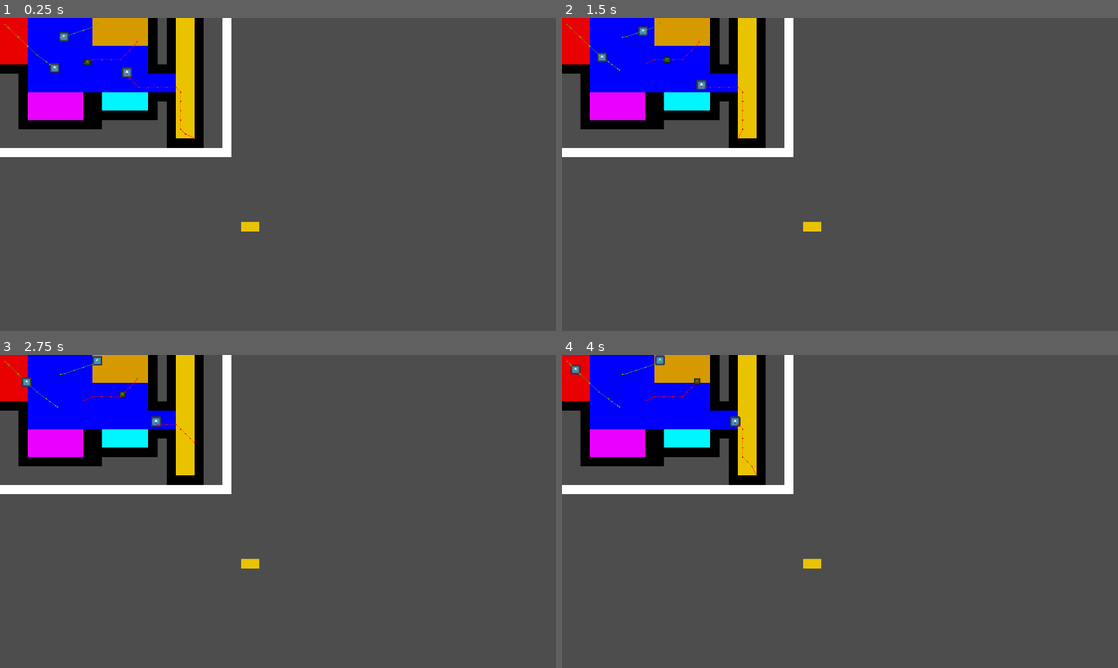
Above: before the commit, frames 1-4 (two rows, left to right).
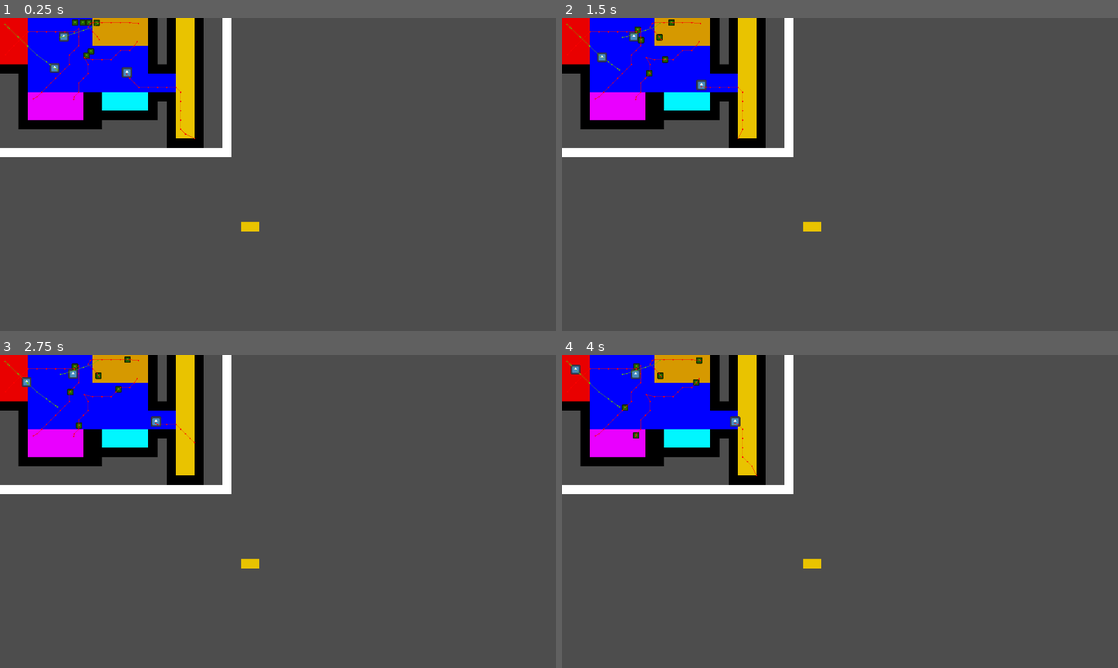
Above: after the commit, the same moments.

Repository: mntjams/game-jam-25-2
Game: Godot game, scene res://scenes/game.tscn
Same seed, same stepped clock (60 frames per second), same inputs: the game is played once before the commit and once after it. The engine's default icon, where the game draws it, is replaced by a stand-in: a white triangle on a blue panel in a dark square.
Inputs (mouse positions are in pixels of both pictures, inside the frame that each line leads up to):
- Up to frame 1 (0.25 s): no input
- Up to frame 2 (1.5 s): move the mouse to (962, 158) at 0.52 s; move the mouse to (728, 190) at 1.27 s
- Up to frame 3 (2.75 s): move the mouse to (333, 442) at 2.02 s
- Up to frame 4 (4 s): move the mouse to (812, 574) at 2.77 s; move the mouse to (1006, 558) at 3.52 s

The runs differ from the first frame. In frame 1, 0.3% of the frame differs, in the area x 5-25%, y 0-27%; in frame 2, 0.4%; in frame 3, 0.4%; in frame 4, 0.4%.

Commit message:
woman emmiting

Diff:
--- a/scenes/game.tscn
+++ b/scenes/game.tscn
@@ -1,9 +1,8 @@
-[gd_scene load_steps=20 format=4 uid="uid://cdtnc2ucqxpfl"]
+[gd_scene load_steps=18 format=4 uid="uid://cdtnc2ucqxpfl"]
 
 [ext_resource type="Texture2D" uid="uid://c36ticp3qxjfv" path="res://assets/tileset/tilesheet2.png" id="1_80nbo"]
 [ext_resource type="Script" uid="uid://mbypv7w6lcbn" path="res://scripts/game.gd" id="1_lbhrr"]
-[ext_resource type="Script" uid="uid://d1wsjjv1u2y0q" path="res://scripts/Navigation.gd" id="2_lnu2h"]
-[ext_resource type="Texture2D" uid="uid://b1sbwmgxviw67" path="res://assets/img/icon.svg" id="2_yqjtg"]
+[ext_resource type="PackedScene" uid="uid://cnqvyca6wo77l" path="res://scenes/player.tscn" id="3_gee14"]
 [ext_resource type="Script" uid="uid://dj3d00f3pw5e8" path="res://scripts/room_manager.gd" id="5_0tnpc"]
 [ext_resource type="Script" uid="uid://wlsyrkid1xtg" path="res://scripts/room.gd" id="6_gee14"]
 [ext_resource type="Script" uid="uid://ccjf5kr435dt3" path="res://scripts/slot.gd" id="7_0tnpc"]
@@ -178,9 +177,6 @@
 navigation_layer_0/layers = 1
 sources/1 = SubResource("TileSetAtlasSource_e2o6t")
 
-[sub_resource type="CircleShape2D" id="CircleShape2D_yqjtg"]
-radius = 20.0
-
 [node name="Game" type="Node2D"]
 script = ExtResource("1_lbhrr")
 
@@ -188,25 +184,8 @@
 tile_map_data = PackedByteArray("AAAaABYAAQACAAAAAAAbABYAAQACAAAAAAABAAMAAQADAAAAAAABAAQAAQADAAAAAAACAAMAAQADAAAAAAACAA …(5728 unchanged characters)…
 tile_set = SubResource("TileSet_feb5d")
 
-[node name="Player" type="CharacterBody2D" parent="."]
+[node name="Player" parent="." instance=ExtResource("3_gee14")]
 position = Vector2(436, 184)
-script = ExtResource("2_lnu2h")
-
-[node name="Sprite2D" type="Sprite2D" parent="Player"]
-position = Vector2(0, -6)
-scale = Vector2(0.28125, 0.28125)
-texture = ExtResource("2_yqjtg")
-
-[node name="CollisionShape2D" type="CollisionShape2D" parent="Player"]
-shape = SubResource("CircleShape2D_yqjtg")
-
-[node name="NavigationAgent2D" type="NavigationAgent2D" parent="Player"]
-path_desired_distance = 5.0
-target_desired_distance = 5.0
-path_postprocessing = 1
-debug_enabled = true
-debug_use_custom = true
-debug_path_custom_color = Color(1, 0, 0, 1)
 
 [node name="RoomManager" type="Node2D" parent="."]
 script = ExtResource("5_0tnpc")
@@ -273,3 +252,26 @@
 
 [node name="Woman" parent="NPCs" instance=ExtResource("9_0tnpc")]
 position = Vector2(291.29083, 156.83296)
+
+[node name="Woman2" parent="NPCs" instance=ExtResource("9_0tnpc")]
+position = Vector2(291.29083, 156.83296)
+
+[node name="Woman3" parent="NPCs" instance=ExtResource("9_0tnpc")]
+position = Vector2(291.29083, 156.83296)
+
+[node name="Woman4" parent="NPCs" instance=ExtResource("9_0tnpc")]
+position = Vector2(291.29083, 156.83296)
+
+[node name="Woman5" parent="NPCs" instance=ExtResource("9_0tnpc")]
+position = Vector2(291.29083, 156.83296)
+
+[node name="Woman6" parent="NPCs" instance=ExtResource("9_0tnpc")]
+position = Vector2(291.29083, 156.83296)
+
+[node name="Label" type="Label" parent="."]
+visible = false
+offset_left = 325.0
+offset_top = 420.0
+offset_right = 385.0
+offset_bottom = 443.0
+text = "PRESS E"
--- /dev/null
+++ b/scenes/player.tscn
@@ -0,0 +1,26 @@
+[gd_scene load_steps=4 format=3 uid="uid://cnqvyca6wo77l"]
+
+[ext_resource type="Script" uid="uid://d1wsjjv1u2y0q" path="res://scripts/player.gd" id="1_g2els"]
+[ext_resource type="Texture2D" uid="uid://b1sbwmgxviw67" path="res://assets/img/icon.svg" id="2_qhqgy"]
+
+[sub_resource type="CircleShape2D" id="CircleShape2D_yqjtg"]
+radius = 20.0
+
+[node name="Player" type="CharacterBody2D"]
+script = ExtResource("1_g2els")
+
+[node name="Sprite2D" type="Sprite2D" parent="."]
+position = Vector2(0, -6)
+scale = Vector2(0.28125, 0.28125)
+texture = ExtResource("2_qhqgy")
+
+[node name="CollisionShape2D" type="CollisionShape2D" parent="."]
+shape = SubResource("CircleShape2D_yqjtg")
+
+[node name="NavigationAgent2D" type="NavigationAgent2D" parent="."]
+path_desired_distance = 5.0
+target_desired_distance = 5.0
+path_postprocessing = 1
+debug_enabled = true
+debug_use_custom = true
+debug_path_custom_color = Color(1, 0, 0, 1)
--- a/scenes/woman.tscn
+++ b/scenes/woman.tscn
@@ -1,10 +1,13 @@
-[gd_scene load_steps=4 format=3 uid="uid://qoe1t1c24c7u"]
+[gd_scene load_steps=5 format=3 uid="uid://qoe1t1c24c7u"]
 
 [ext_resource type="Script" uid="uid://caxcmxtqm03ho" path="res://scripts/woman.gd" id="1_lbwyf"]
 [ext_resource type="Texture2D" uid="uid://b1sbwmgxviw67" path="res://assets/img/icon.svg" id="2_kset0"]
 
 [sub_resource type="CircleShape2D" id="CircleShape2D_lbwyf"]
 radius = 20.0
+
+[sub_resource type="CircleShape2D" id="CircleShape2D_kset0"]
+radius = 131.9
 
 [node name="Woman" type="CharacterBody2D" groups=["NPCs"]]
 scale = Vector2(0.5, 0.5)
@@ -25,3 +28,12 @@
 debug_enabled = true
 debug_use_custom = true
 debug_path_custom_color = Color(1, 0, 0, 1)
+
+[node name="Area2D" type="Area2D" parent="."]
+collision_layer = 2
+
+[node name="CollisionShape2D" type="CollisionShape2D" parent="Area2D"]
+shape = SubResource("CircleShape2D_kset0")
+
+[connection signal="body_entered" from="Area2D" to="." method="_on_area_2d_body_entered"]
+[connection signal="body_exited" from="Area2D" to="." method="_on_area_2d_body_exited"]
--- /dev/null
+++ b/scripts/label.gd
@@ -0,0 +1,11 @@
+extends Label
+
+
+# Called when the node enters the scene tree for the first time.
+func _ready() -> void:
+	pass # Replace with function body.
+
+
+# Called every frame. 'delta' is the elapsed time since the previous frame.
+func _process(delta: float) -> void:
+	pass
--- a/scripts/Navigation.gd
+++ b/scripts/player.gd
@@ -1,8 +1,25 @@
 extends CharacterBody2D
 
 @onready var navigation_agent_2d: NavigationAgent2D = $NavigationAgent2D
+var women_in_sight : Array[InteractableWoman] = []
+var movement_speed: float = 50
 
-var movement_speed: float = 50
+func _ready() -> void:
+	for woman in get_tree().get_nodes_in_group("NPCs"):
+		woman.connect("approached_by_player", _on_approach)
+		woman.connect("player_left", _on_leave)
+
+
+func _on_approach(woman : InteractableWoman):
+	women_in_sight.append(woman)
+	print(women_in_sight)
+
+func _on_leave(woman : InteractableWoman):
+	var where = women_in_sight.find(woman)
+	women_in_sight.remove_at(where)
+	print(women_in_sight)
+
+
 
 func _physics_process(delta: float) -> void:
 	var mouse_position: Vector2 = get_global_mouse_position()
--- a/scripts/woman.gd
+++ b/scripts/woman.gd
@@ -1,6 +1,18 @@
 extends Npc
 class_name InteractableWoman
+signal approached_by_player(woman : InteractableWoman)
+signal player_left(woman : InteractableWoman)
 
 func on_done_in_room() -> void:
 	super.on_done_in_room()
 	print("I am a woman woohooo")
+
+
+func _on_area_2d_body_entered(body: Node2D) -> void:
+	if body.name == "Player":
+		emit_signal("approached_by_player",self)
+
+
+func _on_area_2d_body_exited(body: Node2D) -> void:
+	if body.name == "Player":
+		emit_signal("player_left",self)
Not shown, added: scripts/label.gd.uid
Renamed: scripts/Navigation.gd.uid -> scripts/player.gd.uid
